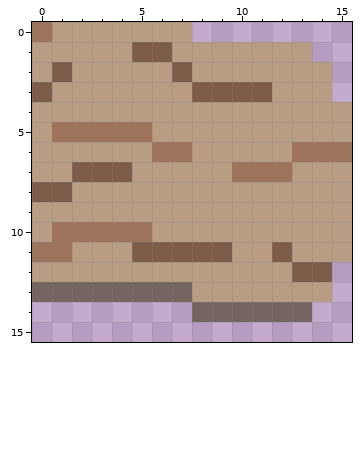
Pixel-art sprite -- frogger/assets/images/log3.PNG. That is the earlier state.
The file is 16x16 pixels.
The same view after the edit:
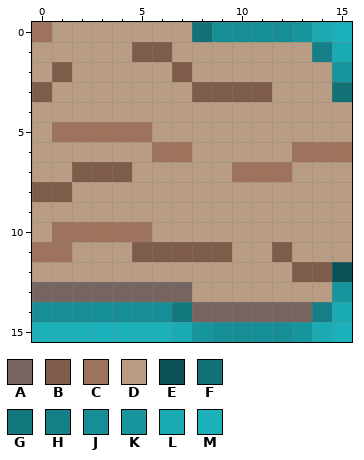
Palette (. is transparent): A #756460  B #7d5c4a  C #9e735d  D #b89c84  E #0b5054  F #127177  G #13787e  H #147f86  J #168e95  K #17959c  L #1aaab2  M #1cb1ba
The exact change:
The edit adds colour E in row 12 at x 15.
The edit adds colour F in row 0 at x 8; in row 3 at x 15.
The edit adds colour G in row 14 at x 7.
The edit adds colour H in row 1 at x 14; in row 14 at x 14.
The edit adds colour J in row 0 at x 9 to 12; in row 14 at x 0 to 6; in row 15 at x 9 to 12.
The edit adds colour K in row 0 at x 13; in row 2 at x 15; in row 13 at x 15; in row 15 at x 8 and 13.
The edit adds colour L in row 0 at x 14; in row 1 at x 15; in row 14 at x 15; in row 15 at x 7 and 14.
The edit adds colour M in row 0 at x 15; in row 15 at x 0 to 6 and 15.
Pixel boxes of the changes (left, top, right, bottom) in both pictures:
added: (192, 22, 352, 102)
added: (32, 262, 352, 342)
